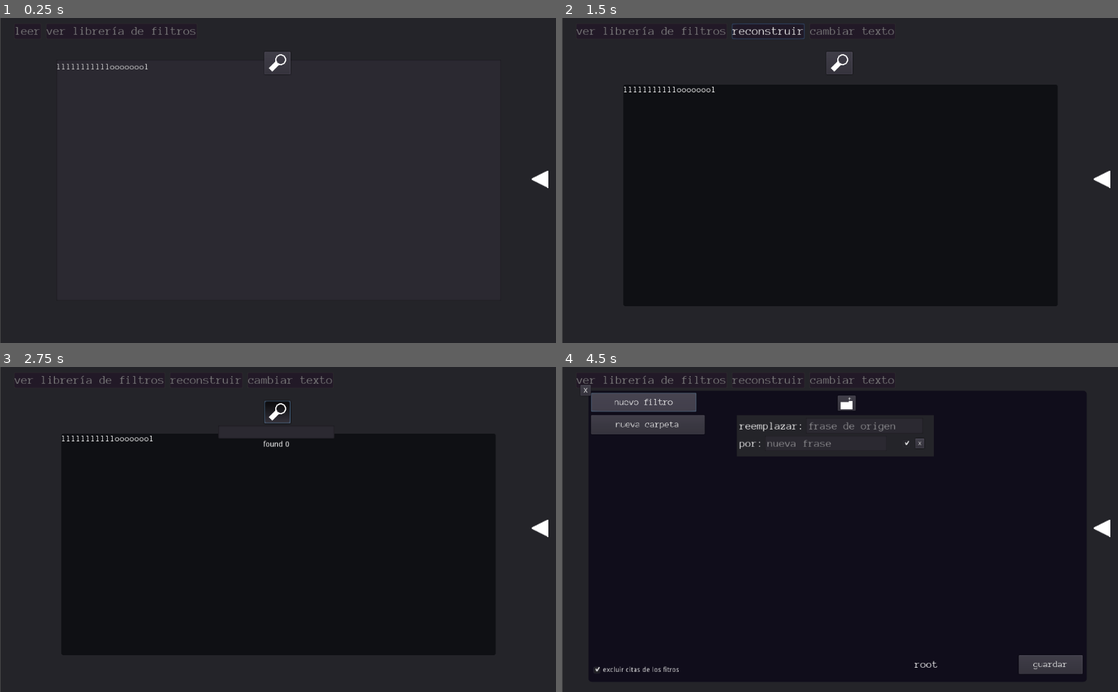
Above: before the commit, frames 1-4 (two rows, left to right).
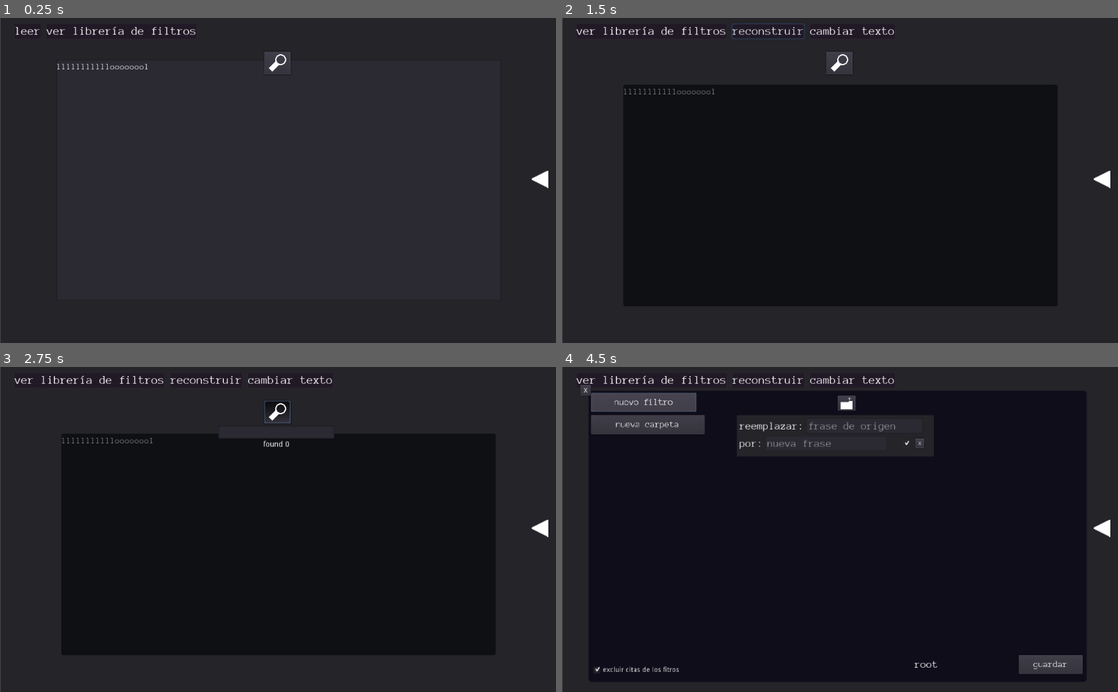
Above: after the commit, the same moments.

Repository: AndresDavidCalderon/desfilosofador
Game: Godot game, scene res://reader/reader.tscn
Same seed, same stepped clock (60 frames per second), same inputs: the game is played once before the commit and once after it.
Inputs (mouse positions are in pixels of both pictures, inside the frame that each line leads up to):
- Up to frame 1 (0.25 s): no input
- Up to frame 2 (1.5 s): click "leer" at 0.5 s; click "reconstruir" at 1.25 s
- Up to frame 3 (2.75 s): click (278, 412) at 2 s
- Up to frame 4 (4.5 s): click (840, 432) at 2.77 s; type "12" at 2.85 s; click "ver librería de filtros" at 3.5 s; click "nuevo filtro" at 4.25 s

The runs differ from the first frame. In frame 1, 0.2% of the frame differs, in the area x 2-36%, y 2-6%; in frame 2, 0.4%; in frame 3, 0.5%, in the area x 2-60%, y 2-24%; in frame 4, 0.4%.

Commit message:
blueprints

Diff:
--- /dev/null
+++ b/blueprints/blocks/type.gd
@@ -0,0 +1,13 @@
+extends Button
+var selected
+signal selected(index)
+func _ready():
+	for i in $box.get_children():
+		i.connect("pressed",self,"select",[i.get_index()])
+func select(index):
+	$box.visible=false
+	selected=index
+	text=$box.get_child(index).text
+	emit_signal("selected",index)
+func _pressed():
+	$box.visible=not $box.visible
--- /dev/null
+++ b/blueprints/blocks/value.gd
@@ -0,0 +1,17 @@
+extends Panel
+var following:bool=false
+var offset:Vector2
+func _on_select_button_down():
+	following=true
+	offset=rect_position-get_global_mouse_position()
+
+func _on_select_button_up():
+	following=false
+
+func _process(_delta):
+	if following:
+		rect_position=get_global_mouse_position()+offset
+
+func _input(event):
+	if event.is_action_pressed("delete") and following:
+		queue_free()
--- /dev/null
+++ b/blueprints/blocks/value.tscn
@@ -0,0 +1,105 @@
+[gd_scene load_steps=6 format=2]
+
+[ext_resource path="res://blueprints/bluetheme.tres" type="Theme" id=1]
+[ext_resource path="res://blueprints/blocks/value.gd" type="Script" id=2]
+[ext_resource path="res://blueprints/connection/sender.png" type="Texture" id=3]
+[ext_resource path="res://UI/downsmall.png" type="Texture" id=4]
+[ext_resource path="res://blueprints/blocks/type.gd" type="Script" id=5]
+
+[node name="value" type="Panel"]
+margin_left = 9.0
+margin_top = 6.0
+margin_right = 208.0
+margin_bottom = 46.0
+theme = ExtResource( 1 )
+script = ExtResource( 2 )
+__meta__ = {
+"_edit_use_anchors_": false
+}
+
+[node name="select" type="Button" parent="."]
+margin_left = -8.0
+margin_top = -4.0
+margin_right = 211.0
+margin_bottom = 45.0
+flat = true
+__meta__ = {
+"_edit_use_anchors_": false
+}
+
+[node name="val" type="LineEdit" parent="."]
+margin_left = 8.0
+margin_top = 9.0
+margin_right = 108.0
+margin_bottom = 30.0
+placeholder_text = "valor"
+caret_blink = true
+caret_blink_speed = 0.5
+__meta__ = {
+"_edit_use_anchors_": false
+}
+
+[node name="sender" type="Button" parent="."]
+margin_left = 191.0
+margin_top = 30.0
+margin_right = 204.0
+margin_bottom = 46.0
+__meta__ = {
+"_edit_use_anchors_": false
+}
+
+[node name="icon" type="TextureRect" parent="sender"]
+modulate = Color( 0.752941, 0.596078, 0.0627451, 1 )
+anchor_left = 0.5
+anchor_top = 0.5
+anchor_right = 0.5
+anchor_bottom = 0.5
+margin_left = -5.32062
+margin_top = -5.87868
+margin_right = 5.67938
+margin_bottom = 5.12132
+texture = ExtResource( 3 )
+expand = true
+__meta__ = {
+"_edit_use_anchors_": false
+}
+
+[node name="type" type="Button" parent="."]
+margin_left = 118.0
+margin_top = 9.0
+margin_right = 191.0
+margin_bottom = 30.0
+text = "string"
+icon = ExtResource( 4 )
+script = ExtResource( 5 )
+__meta__ = {
+"_edit_use_anchors_": false
+}
+
+[node name="box" type="VBoxContainer" parent="type"]
+margin_top = 25.0
+margin_right = 73.0
+margin_bottom = 81.0
+__meta__ = {
+"_edit_use_anchors_": false
+}
+
+[node name="float" type="Button" parent="type/box"]
+margin_right = 73.0
+margin_bottom = 16.0
+text = "float"
+
+[node name="string" type="Button" parent="type/box"]
+margin_top = 20.0
+margin_right = 73.0
+margin_bottom = 36.0
+text = "string"
+
+[node name="bool" type="Button" parent="type/box"]
+margin_top = 40.0
+margin_right = 73.0
+margin_bottom = 56.0
+text = "bool"
+
+[connection signal="button_down" from="select" to="." method="_on_select_button_down"]
+[connection signal="button_up" from="select" to="." method="_on_select_button_up"]
--- /dev/null
+++ b/blueprints/bluetheme.tres
@@ -0,0 +1,47 @@
+[gd_resource type="Theme" load_steps=8 format=2]
+
+[ext_resource path="res://blueprints/font/SourceCodePro-VariableFont_wght.ttf" type="DynamicFontData" id=1]
+
+[sub_resource type="StyleBoxFlat" id=1]
+bg_color = Color( 0.0823529, 0.278431, 0.184314, 1 )
+corner_radius_top_left = 2
+corner_radius_top_right = 2
+corner_radius_bottom_right = 2
+corner_radius_bottom_left = 2
+shadow_size = 3
+
+[sub_resource type="StyleBoxFlat" id=2]
+bg_color = Color( 0.0823529, 0.278431, 0.184314, 1 )
+corner_radius_top_left = 2
+corner_radius_top_right = 2
+corner_radius_bottom_right = 2
+corner_radius_bottom_left = 2
+
+[sub_resource type="StyleBoxFlat" id=3]
+bg_color = Color( 0.0823529, 0.278431, 0.184314, 1 )
+corner_radius_top_left = 2
+corner_radius_top_right = 2
+corner_radius_bottom_right = 2
+corner_radius_bottom_left = 2
+shadow_color = Color( 0.0470588, 0.168627, 0.0588235, 0.6 )
+shadow_size = 4
+
+[sub_resource type="StyleBoxFlat" id=4]
+bg_color = Color( 0.0627451, 0.439216, 0.341176, 1 )
+
+[sub_resource type="StyleBoxFlat" id=5]
+bg_color = Color( 0.0627451, 0.14902, 0.247059, 1 )
+
+[sub_resource type="DynamicFont" id=6]
+size = 12
+font_data = ExtResource( 1 )
+
+[resource]
+default_font = SubResource( 6 )
+Button/colors/font_color = Color( 0, 0, 0, 1 )
+Button/styles/hover = SubResource( 1 )
+Button/styles/normal = SubResource( 2 )
+Button/styles/pressed = SubResource( 3 )
+LineEdit/colors/font_color = Color( 0, 0, 0, 1 )
+LineEdit/styles/normal = SubResource( 4 )
+LineEdit/styles/read_only = SubResource( 5 )
--- /dev/null
+++ b/blueprints/editor.gd
@@ -0,0 +1,7 @@
+extends Panel
+
+func _ready():
+	get_viewport().connect("size_changed",self,"sized")
+func sized():
+	if not get_parent() is Viewport:return
+	rect_size=get_viewport_rect().size
--- /dev/null
+++ b/blueprints/editor.tscn
@@ -0,0 +1,68 @@
+[gd_scene load_steps=5 format=2]
+
+[ext_resource path="res://blueprints/bluetheme.tres" type="Theme" id=1]
+[ext_resource path="res://blueprints/workspace.gd" type="Script" id=2]
+[ext_resource path="res://blueprints/editor.gd" type="Script" id=3]
+
+[sub_resource type="World" id=2]
+
+[node name="blueprints" type="Panel"]
+margin_right = 1024.0
+margin_bottom = 600.0
+theme = ExtResource( 1 )
+script = ExtResource( 3 )
+__meta__ = {
+"_edit_use_anchors_": false
+}
+
+[node name="view" type="ViewportContainer" parent="."]
+anchor_right = 1.0
+anchor_bottom = 1.0
+margin_left = 23.0
+margin_top = 32.0
+margin_right = -23.0
+margin_bottom = -36.0
+stretch = true
+__meta__ = {
+"_edit_use_anchors_": false
+}
+
+[node name="workspace" type="Viewport" parent="view"]
+size = Vector2( 978, 532 )
+own_world = true
+world = SubResource( 2 )
+handle_input_locally = false
+usage = 0
+render_target_update_mode = 3
+script = ExtResource( 2 )
+
+[node name="camera" type="Camera2D" parent="view/workspace"]
+current = true
+
+[node name="add" type="HBoxContainer" parent="."]
+margin_left = 23.0
+margin_top = 5.83363
+margin_right = 107.0
+margin_bottom = 21.8336
+__meta__ = {
+"_edit_use_anchors_": false
+}
+
+[node name="title" type="Label" parent="add"]
+margin_right = 84.0
+margin_bottom = 16.0
+text = "añadir nodo:"
+
+[node name="value" type="Button" parent="add"]
+margin_left = 88.0
+margin_right = 123.0
+margin_bottom = 16.0
+text = "valor"
+
+[node name="method" type="Button" parent="add"]
+margin_left = 127.0
+margin_right = 176.0
+margin_bottom = 16.0
+text = "función"
+
+[connection signal="pressed" from="add/value" to="view/workspace" method="_on_value_pressed"]
--- /dev/null
+++ b/blueprints/workspace.gd
@@ -0,0 +1,7 @@
+extends Viewport
+
+func _on_value_pressed():
+	addblock(preload("res://blueprints/blocks/value.tscn").instance())
+func addblock(block:Panel):
+	add_child(block)
+	block.rect_position=$camera.position
--- a/filters/filteronfind.gd
+++ b/filters/filteronfind.gd
@@ -6,10 +6,24 @@
 	find=dict["of"]
 	replace=dict["to"]
 	if dict["enabled"]:
-		if not globals.filterbyphrase.has(find):
-			globals.filterbyphrase[find]=[]
-		globals.filterbyphrase[find].append(self)
+		var register:String
+		if find.find("/")==-1:
+			register=find
+		else:
+			var from=find.find(")",find.find("/"))
+			if find[from+1]==" ":
+				from+=1
+			register=find.right(from+1)
+		if not globals.filterbyphrase.has(register):
+			globals.filterbyphrase[register]=[]
+		globals.filterbyphrase[register].append(self)
 func found(pos:int,text:String):
 	if not (stringfunc.withinquotes(pos,text) and globals.skipquotes):
-		text=stringfunc.replacefind(find,replace,text,pos)
+		if find.find("/")==-1:
+			text=stringfunc.replacefind(find,replace,text,pos)
+		else:
+			print(pos)
+			var pref=stringfunc.getuntilback(pos-3,text," ")
+			var options=[]
+
 	return text
--- a/project.godot
+++ b/project.godot
@@ -46,6 +46,20 @@
 
 globals="*res://globals.gd"
 
+[importer_defaults]
+
+texture={
+"flags/filter": false
+}
+
+[input]
+
+delete={
+"deadzone": 0.5,
+"events": [ Object(InputEventKey,"resource_local_to_scene":false,"resource_name":"","device":0,"alt":false,"shift":false,"control":false,"meta":false,"command":false,"pressed":false,"scancode":16777224,"physical_scancode":0,"unicode":0,"echo":false,"script":null)
+ ]
+}
+
 [physics]
 
 common/enable_pause_aware_picking=true
--- a/reader/reader.gd
+++ b/reader/reader.gd
@@ -16,12 +16,12 @@
 onready var reader=$read/center/text
 onready var compiler=$librarycontainer/filtersearch/upcenter/scroll/vbox
 func _on_read_pressed():
-	reader.bbcode_text=compiler.compile($new/center/text.text)
+	reader.text=compiler.compile($new/center/text.text)
 	$new.visible=false
 	$read.visible=true
 
 func _on_reconstruct_pressed():
-	reader.bbcode_text=compiler.compile($new/center/text.text)
+	reader.text=compiler.compile($new/center/text.text)
 
 func _on_change_pressed():
 	$new.visible=true
--- a/reader/reader.tscn
+++ b/reader/reader.tscn
@@ -13,6 +13,7 @@
 [ext_resource path="res://reader/read.gd" type="Script" id=11]
 [ext_resource path="res://UI/font/uismall.tres" type="DynamicFont" id=12]
 [ext_resource path="res://reader/tools/tools.gd" type="Script" id=13]
+[ext_resource path="res://reader/settings.gd" type="Script" id=14]
 [ext_resource path="res://filters/filteronfind.gd" type="Script" id=15]
 [ext_resource path="res://UI/search.png" type="Texture" id=16]
 
@@ -43,14 +44,32 @@
 corner_radius_bottom_right = 2
 corner_radius_bottom_left = 2
 
+[sub_resource type="StyleBoxFlat" id=8]
+bg_color = Color( 0.262745, 0.192157, 0.278431, 1 )
+draw_center = false
+
+[sub_resource type="StyleBoxFlat" id=9]
+bg_color = Color( 0.188235, 0.101961, 0.239216, 1 )
+
+[sub_resource type="StyleBoxLine" id=10]
+color = Color( 0.121569, 0.12549, 0.262745, 1 )
+
+[sub_resource type="StyleBoxLine" id=11]
+color = Color( 0.152941, 0.101961, 0.160784, 1 )
+thickness = 10
+
 [sub_resource type="Theme" id=5]
 default_font = ExtResource( 12 )
-Button/colors/font_color = Color( 0.501961, 0.501961, 0.501961, 1 )
+Button/colors/font_color = Color( 1, 1, 1, 1 )
 Button/fonts/font = ExtResource( 12 )
 Button/styles/hover = SubResource( 2 )
 Button/styles/normal = SubResource( 3 )
 Button/styles/pressed = SubResource( 4 )
+CheckBox/styles/normal = SubResource( 8 )
 HBoxContainer/constants/separation = 9
+HSlider/styles/grabber_area = SubResource( 9 )
+HSlider/styles/grabber_area_highlight = SubResource( 10 )
+HSlider/styles/slider = SubResource( 11 )
 
 [sub_resource type="StyleBoxFlat" id=1]
 bg_color = Color( 0.0627451, 0.0666667, 0.0823529, 1 )
@@ -86,17 +105,16 @@
 setx = true
 scaleview = Vector2( 0.5, 0.5 )
 
-[node name="text" type="RichTextLabel" parent="read/center"]
+[node name="text" type="TextEdit" parent="read/center"]
 margin_left = -400.0
 margin_top = -177.0
 margin_right = 400.0
 margin_bottom = 232.0
 theme = ExtResource( 9 )
+custom_styles/read_only = SubResource( 1 )
 custom_styles/normal = SubResource( 1 )
-bbcode_enabled = true
-bbcode_text = "converted text"
 text = "converted text"
-scroll_active = false
+readonly = true
 script = ExtResource( 1 )
 __meta__ = {
 "_edit_use_anchors_": false
@@ -120,7 +138,6 @@
 theme = ExtResource( 9 )
 custom_fonts/font = ExtResource( 6 )
 text = "llllllllllloooooool"
-wrap_enabled = true
 caret_blink = true
 script = ExtResource( 11 )
 __meta__ = {
@@ -160,7 +177,10 @@
 margin_left = -85.0
 margin_top = 46.0
 margin_right = 129.0
-margin_bottom = 161.0
+margin_bottom = 104.0
+__meta__ = {
+"_edit_use_anchors_": false
+}
 
 [node name="terms" type="LineEdit" parent="aligner/tools/search/options"]
 margin_right = 214.0
@@ -239,13 +259,39 @@
 [node name="scroll" type="ScrollContainer" parent="readparams/readersets"]
 margin_left = 15.0
 margin_top = 22.0
-margin_right = 633.0
+margin_right = 632.0
 margin_bottom = 390.0
+script = ExtResource( 14 )
 __meta__ = {
 "_edit_use_anchors_": false
 }
 
 [node name="list" type="VBoxContainer" parent="readparams/readersets/scroll"]
+margin_right = 587.0
+margin_bottom = 48.0
+
+[node name="font" type="HBoxContainer" parent="readparams/readersets/scroll/list"]
+margin_right = 587.0
+margin_bottom = 22.0
+
+[node name="font" type="HSlider" parent="readparams/readersets/scroll/list/font"]
+margin_right = 350.0
+margin_bottom = 16.0
+rect_min_size = Vector2( 350, 0 )
+min_value = 10.0
+value = 10.0
+
+[node name="title" type="Label" parent="readparams/readersets/scroll/list/font"]
+margin_left = 359.0
+margin_right = 587.0
+margin_bottom = 22.0
+text = "tamaño de la fuente"
+
+[node name="fullscreen" type="CheckBox" parent="readparams/readersets/scroll/list"]
+margin_top = 26.0
+margin_right = 587.0
+margin_bottom = 48.0
+text = "pantalla completa"
 
 [node name="librarycontainer" type="Node2D" parent="."]
 visible = false
@@ -299,4 +345,6 @@
 [connection signal="pressed" from="options/library" to="." method="_on_library_pressed"]
 [connection signal="pressed" from="options/reconstruct" to="." method="_on_reconstruct_pressed"]
 [connection signal="pressed" from="options/change" to="." method="_on_change_pressed"]
+[connection signal="value_changed" from="readparams/readersets/scroll/list/font/font" to="readparams/readersets/scroll" method="_on_font_value_changed"]
+[connection signal="toggled" from="readparams/readersets/scroll/list/fullscreen" to="readparams/readersets/scroll" method="_on_fullscreen_toggled"]
 [connection signal="pressed" from="librarycontainer/close" to="." method="_on_close_pressed"]
--- a/reader/readtext.gd
+++ b/reader/readtext.gd
@@ -1,4 +1,4 @@
-extends RichTextLabel
+extends TextEdit
 
 func _ready():
 	get_viewport().connect("size_changed",self,"setsize")
@@ -6,15 +6,5 @@
 func setsize():
 	rect_size=get_viewport_rect().size/1.3
 	rect_position=Vector2()-(rect_size/2)
-
-func getnormaltext()->String:
-	var from=0
-	var newtext=bbcode_text
-	while true:
-		from=newtext.find("[",from)
-		if from!=-1:
-			var to=newtext.find("]",from)
-			newtext=stringfunc.cutout(from+1,to+2,newtext)
-		else:
-			break
-	return newtext
+func get_index_heigth():
+	pass
--- /dev/null
+++ b/reader/settings.gd
@@ -0,0 +1,11 @@
+extends ScrollContainer
+
+func _ready():
+	pass
+
+func _on_font_value_changed(value):
+	(preload("res://UI/readtheme.tres").default_font as DynamicFont).size=value
+
+
+func _on_fullscreen_toggled(button_pressed):
+	OS.window_fullscreen=button_pressed
--- a/reader/tools/search.gd
+++ b/reader/tools/search.gd
@@ -4,19 +4,16 @@
 	$options.visible=false
 func _toggled(button_pressed):
 	$options.visible=button_pressed
-func _on_terms_text_changed(new_text):
+func _on_terms_text_changed(new_text:String):
 	var found=0
 	if new_text!="":
 		var from=0
 		var findon=get_parent().gettext() as String
 		while true:
 			from=findon.find(new_text,from)
-			if not stringfunc.isbracketed(from,"[","]",findon):
-				if from!=-1:
-					from+=1
-					found+=1
-				else:
-					break
+			if from!=-1:
+				from+=new_text.length()
+				found+=1
 			else:
-				from+=1
+				break
 	$options/found.text=str(found)
--- a/stringfuncs.gd
+++ b/stringfuncs.gd
@@ -57,3 +57,26 @@
 	return cutout(until,text.length()+1,text)
 static func withinquotes(idx:int,text:String):
 	return isbetween(idx,"\"",text)
+static func removebetween(text:String,open:String,close:String)->String:
+	var from=0
+	while true:
+		from=text.find(open,from)
+		if from!=-1:
+			var to=text.find(close,from)
+			text=cutout(from+1,to+2,text)
+		else:
+			break
+	return text
+static func getuntilback(idx:int,text:String,until:String):
+	var word=""
+	while idx>-1:
+		if text[idx]!=until:
+			word=text[idx]+word
+			idx-=1
+		else:
+			break
+	return word
+static func countlist(text:String,from:int,separator:String):
+	var list=[]
+	while from<text.length():
+		pass
Binary file added: UI/downsmall.aseprite
Binary file added: UI/downsmall.png
Not shown, added: UI/downsmall.png.import
Binary file added: blueprints/connection/sender.aseprite
Binary file added: blueprints/connection/sender.png
Not shown, added: blueprints/connection/sender.png.import
Not shown, added: blueprints/font/OFL.txt
Binary file added: blueprints/font/SourceCodePro-Italic-VariableFont_wght.ttf
Binary file added: blueprints/font/SourceCodePro-VariableFont_wght.ttf
Not shown: 1 places in reader/reader.tscn that only renumber resources
